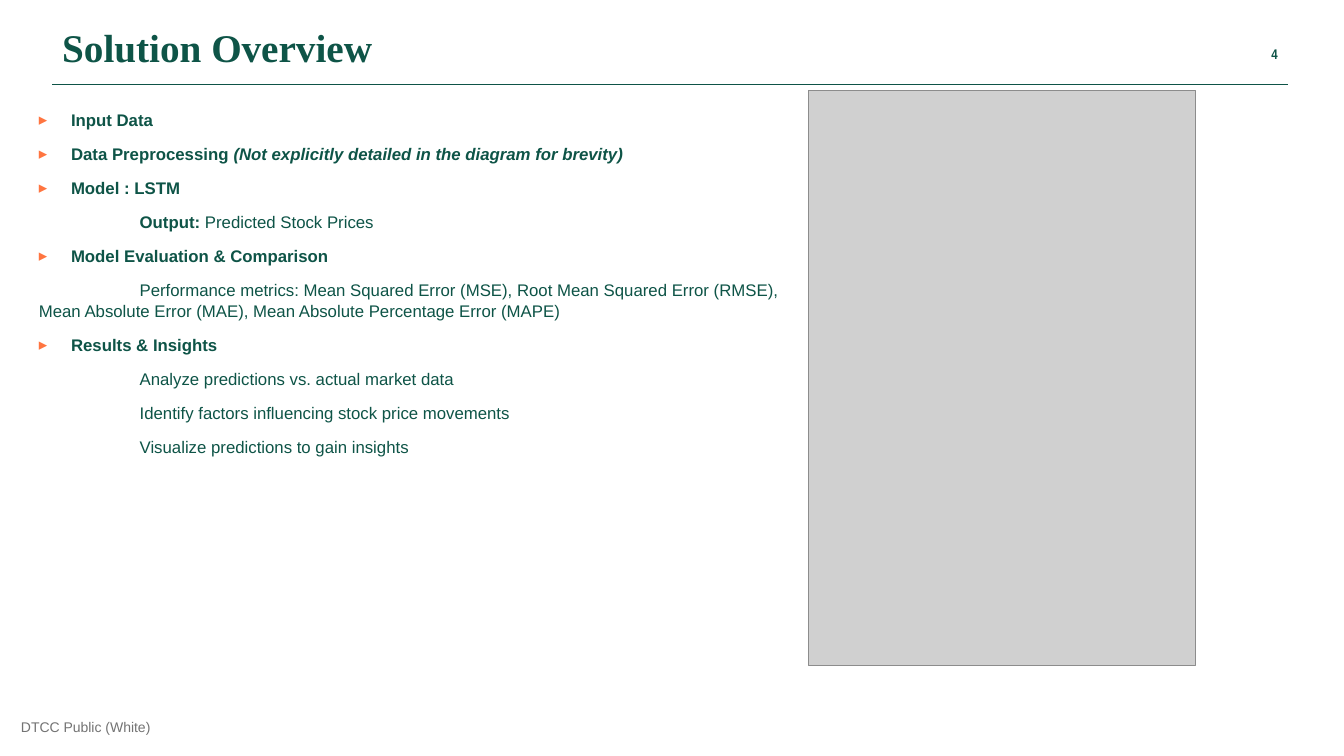
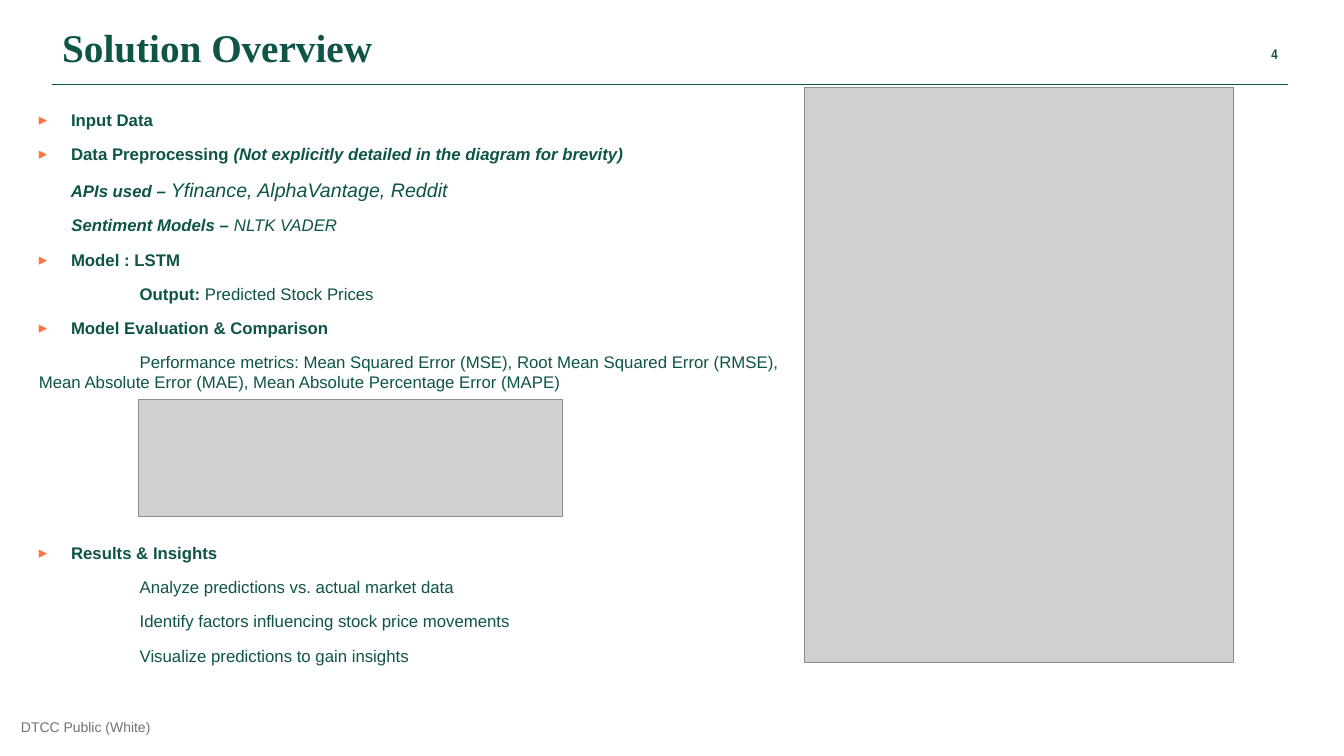
Before and after one commit to finos-labs/dtcch-2025-predicta, a slide deck: slide 4 of documents/Sentinova.pptx. Drawn at 1344x756 pixels with LibreOffice and Linux fonts; fonts in the diff are those of the drawing; grey boxes stand for pictures. Boxes give left, top, right and bottom in pixels: in the first picture for what was removed or moved away, otherwise in the second. Text is boxed around its words. In the diff, an @@ line names an element or a change of style, - is before the commit and + after.

```diff
--- a/documents/Sentinova.pptx
+++ b/documents/Sentinova.pptx
@@ picture: place and size @@
-picture at (809,91,1196,665)
+picture at (805,88,1234,663)
@@ text at (71,182,448,231): paragraphs added @@
+APIs used – Yfinance, AlphaVantage, Reddit
+Sentiment Models – NLTK VADER
@@ picture added at (139,399,564,516) @@
```
Also in this commit, not shown: 3 other slides changed, 1 slide removed.
